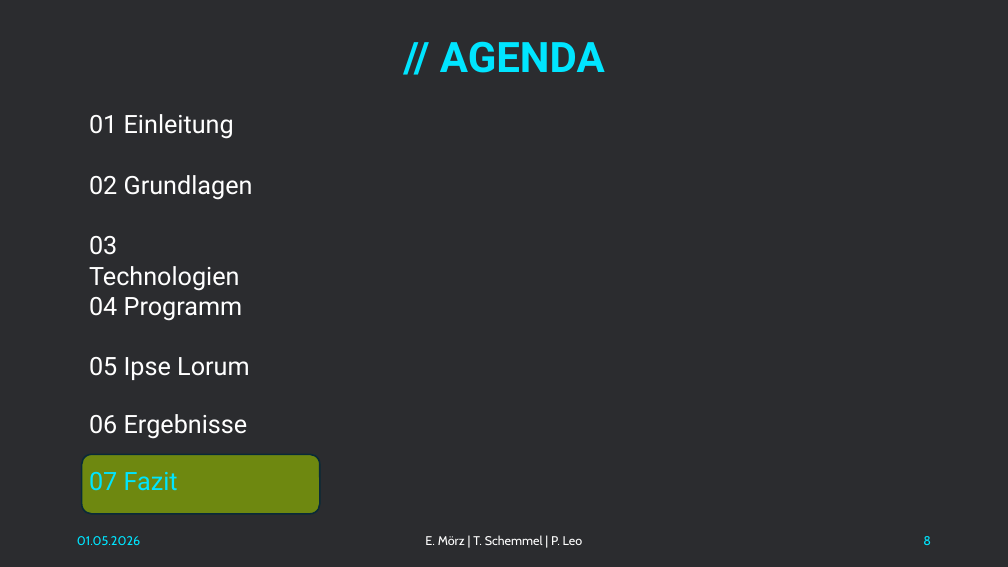
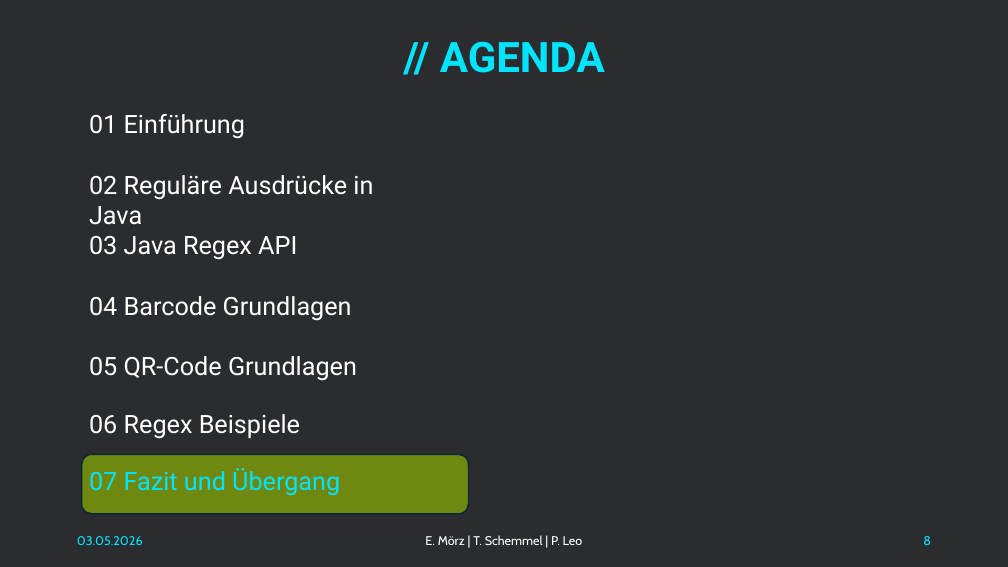
Before and after one commit to NachtsternBuild/little-barcode, a slide deck: slide 8 of docs/Präsentation.pptx. Drawn at 1008x567 pixels with LibreOffice and Linux fonts; fonts in the diff are those of the drawing. Boxes give left, top, right and bottom in pixels: in the first picture for what was removed or moved away, otherwise in the second. Text is boxed around its words. In the diff, an @@ line names an element or a change of style, - is before the commit and + after.

```diff
--- a/docs/Präsentation.pptx
+++ b/docs/Präsentation.pptx
@@ text at (89, 114, 245, 139): text changed @@
-01 Einleitung
+01 Einführung
@@ text at (89, 175, 373, 225): text changed @@
-02 Grundlagen
+02 Reguläre Ausdrücke in Java
@@ text at (89, 236, 297, 260): text changed @@
-03 Technologien
+03 Java Regex API
@@ text at (89, 296, 352, 321): text changed @@
-04 Programm
+04 Barcode Grundlagen
@@ text at (89, 356, 357, 381): text changed @@
-05 Ipse Lorum
+05 QR-Code Grundlagen
@@ text at (89, 414, 300, 439): text changed @@
-06 Ergebnisse
+06 Regex Beispiele
@@ rounded rectangle: place and size @@
-rounded rectangle at (82, 454, 320, 514)
+rounded rectangle at (82, 454, 469, 514)
@@ text at (89, 468, 340, 496): text changed @@
-07 Fazit
+07 Fazit und Übergang
@@ text at (77, 536, 143, 545): text changed @@
-01.05.2026
+03.05.2026
```
Also in this commit, not shown: 6 other slides changed, 1 slide added.
